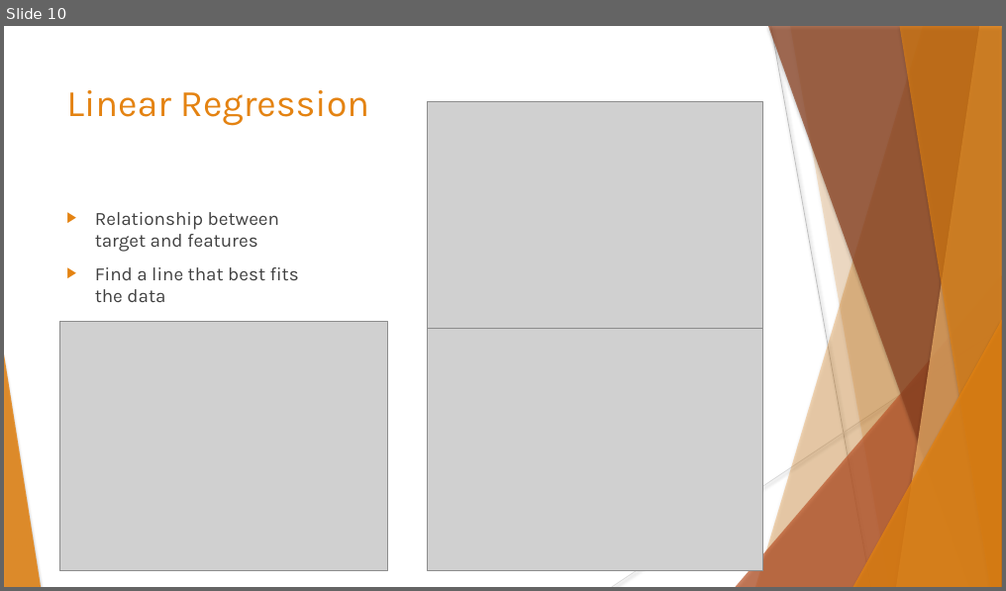
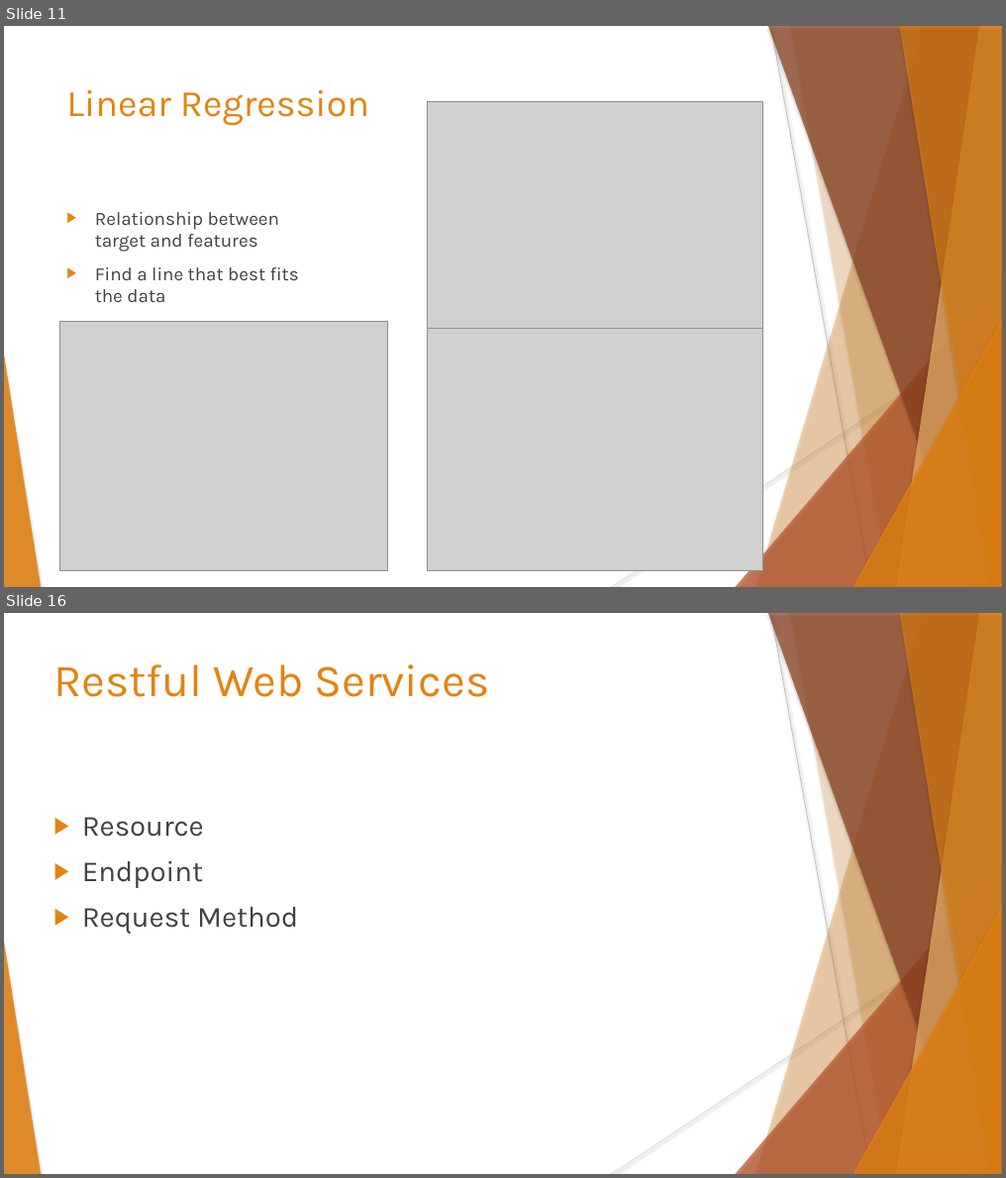
Before and after one commit to data-max-hq/workshop-epoka, a slide deck: Presentations/Introduction to Machine Learning.pptx. Shown one above the other, each under a label of ours: slide 10 before the commit, slides 11 and 16 after it; the slides between them are not shown. The pictures are 1006x591 and 1006x1178 pixels, drawn with LibreOffice and Linux fonts; fonts in the diff are those of the drawing; grey boxes stand for pictures; background and template pictures are left out. Boxes give left, top, right and bottom in pixels: in the first picture for what was removed or moved away, otherwise in the second. Text is boxed around its words. In the diff, an @@ line names an element or a change of style, - is before the commit and + after.

```diff
--- a/Presentations/Introduction to Machine Learning.pptx
+++ b/Presentations/Introduction to Machine Learning.pptx
@@ slide 16 added at (x1=4, y1=613, x2=1002, y2=1174), background #FFFFFF; not listed: 10 template elements that a slide beside it also shows @@
@@ title added at (x1=54, y1=664, x2=489, y2=697), 44 pt, text #E48312 @@
+Restful Web Services
@@ subtitle added at (x1=82, y1=817, x2=298, y2=934), 28 pt, text #404040 @@
+▶ Resource
+▶ Endpoint
+▶ Request Method
@@ what was slide 10 is now slide 11 @@
```
Also in this commit, not shown: 12 slides changed, 3 other slides added, 2 slides removed, 1 other file.
